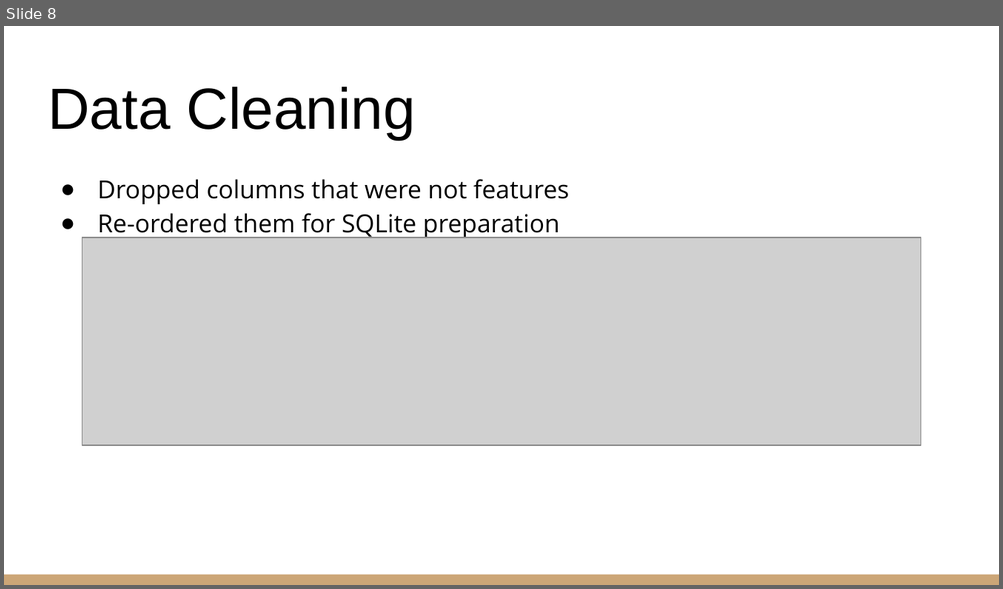
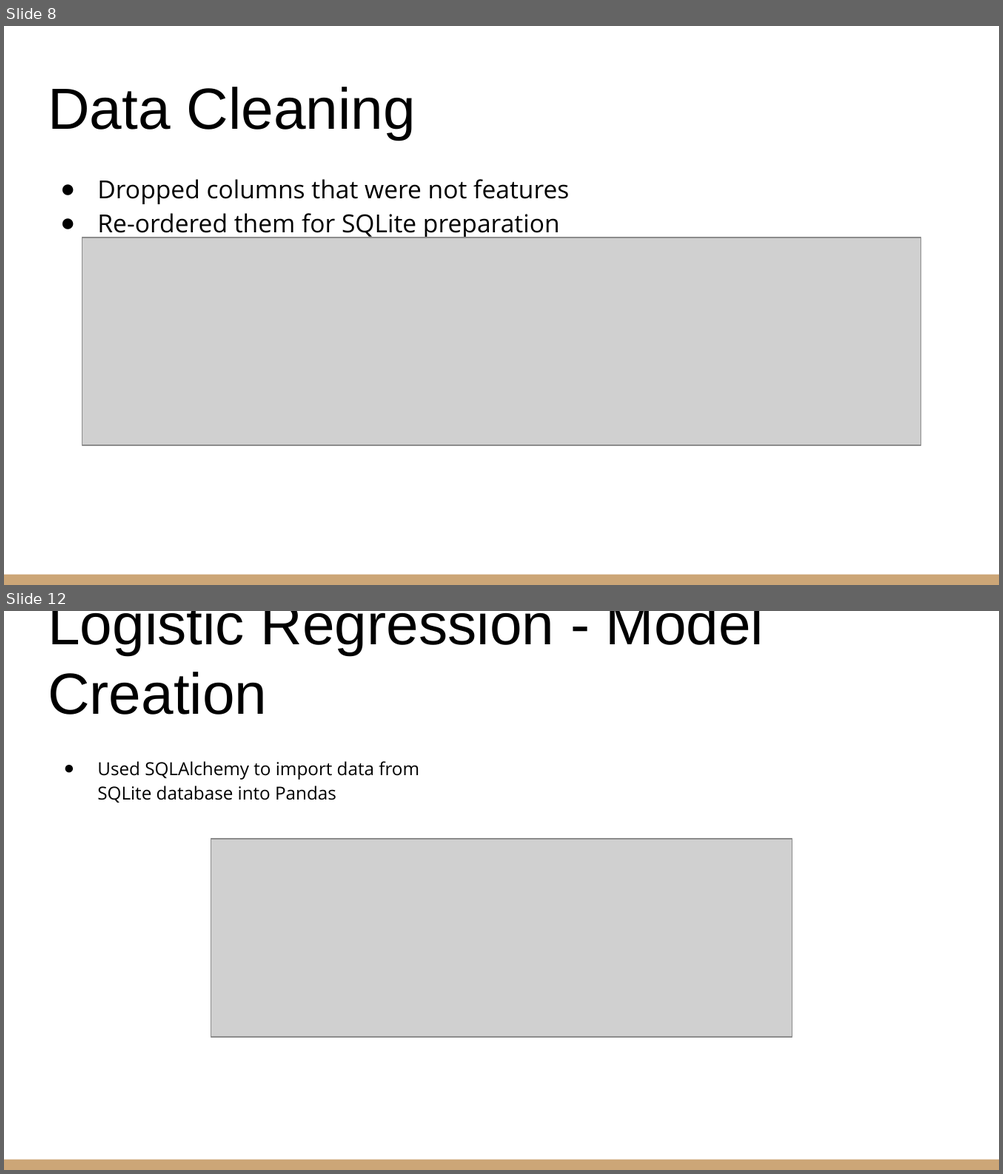
Before and after one commit to nicholaishaw/fraud-detection-project, a slide deck: powerpoint-presentation/Fraud Detection Project.pptx. Shown one above the other, each under a label of ours: slide 8 before the commit, slides 8 and 12 after it; the slides between them are not shown. The pictures are 1003x589 and 1003x1174 pixels, drawn with LibreOffice and Linux fonts; fonts in the diff are those of the drawing; grey boxes stand for pictures. Boxes give left, top, right and bottom in pixels: in the first picture for what was removed or moved away, otherwise in the second. Text is boxed around its words. In the diff, an @@ line names an element or a change of style, - is before the commit and + after.

```diff
--- a/powerpoint-presentation/Fraud Detection Project.pptx
+++ b/powerpoint-presentation/Fraud Detection Project.pptx
@@ slide 12 added at <box>4,611,999,1170</box>, background #FFFFFF; not listed: 1 template element that a slide beside it also shows @@
@@ title added at <box>48,611,764,715</box>, 42 pt, text #000000 @@
+Logistic Regression - Model Creation
@@ text added at <box>97,761,419,803</box>, 13 pt, text #000000 @@
+● Used SQLAlchemy to import data from
+  SQLite database into Pandas
@@ picture added at <box>211,839,791,1037</box> @@
```
Also in this commit, not shown: 8 slides changed, 3 other slides added, 1 slide removed.
